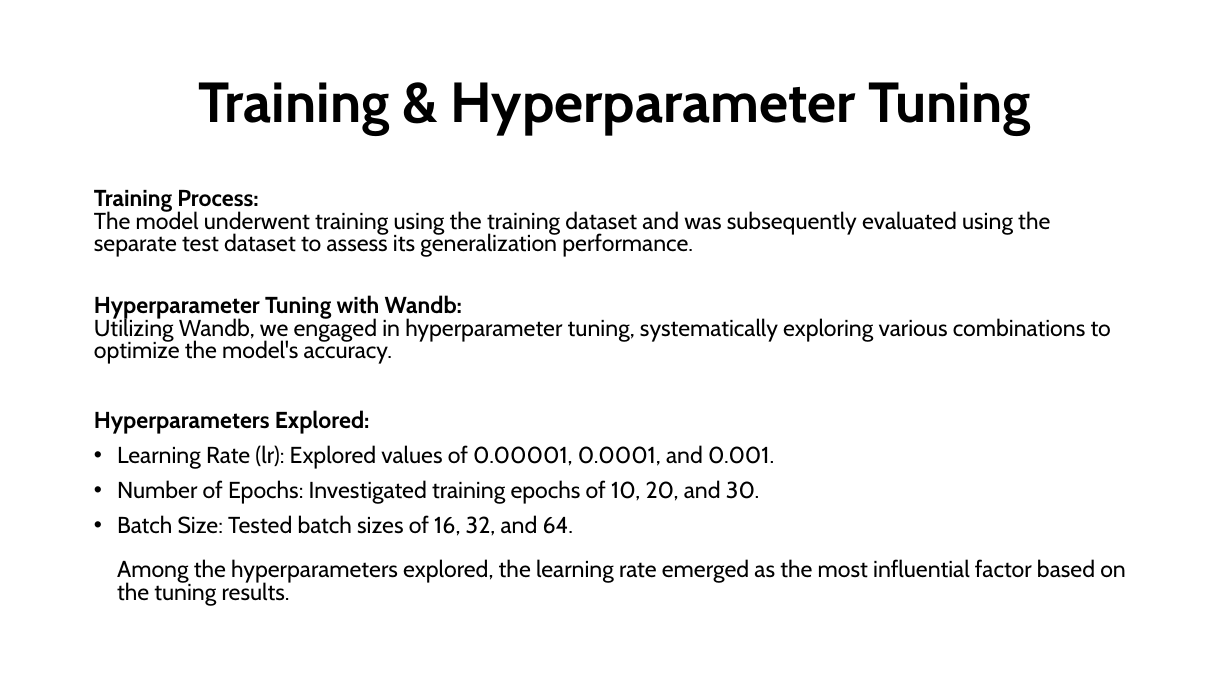
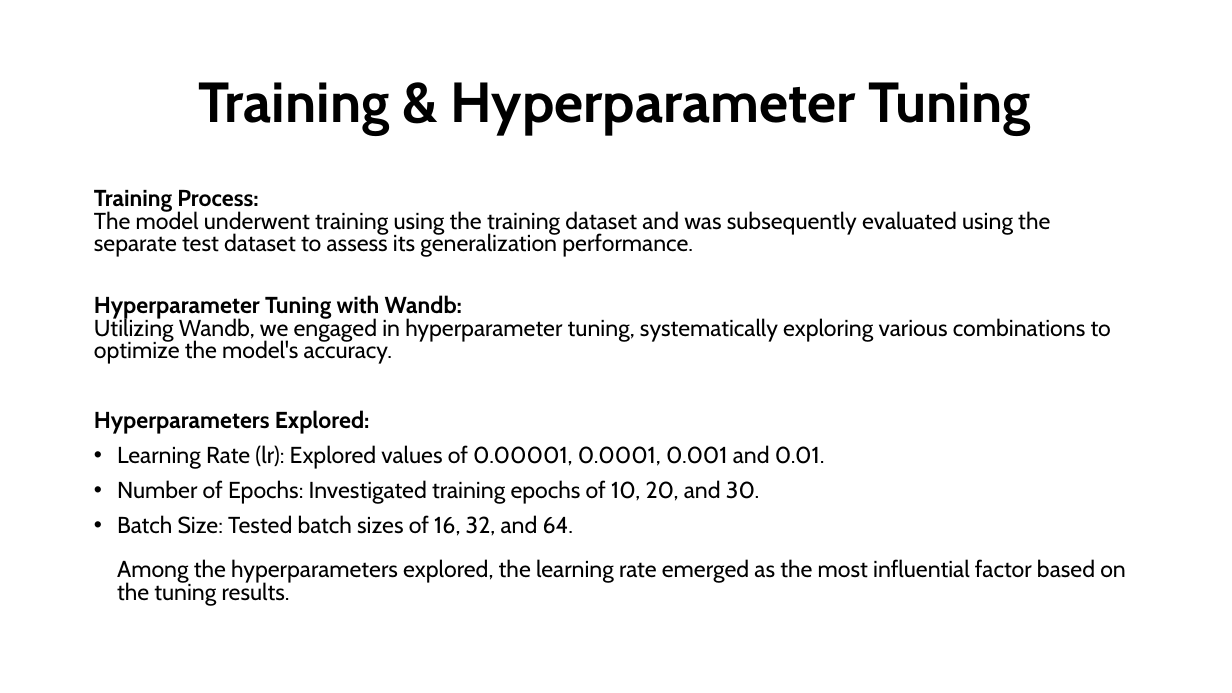
Before and after one commit to noatal345/Image_Classification_Task, a slide deck: slide 4 of results.pptx. Drawn at 1232x693 pixels with LibreOffice and Linux fonts; fonts in the diff are those of the drawing; background and template pictures are left out. Boxes give left, top, right and bottom in pixels: in the first picture for what was removed or moved away, otherwise in the second. Text is boxed around its words. In the diff, an @@ line names an element or a change of style, - is before the commit and + after.

Commit message:
ppt

```diff
--- a/results.pptx
+++ b/results.pptx
@@ text at (117,445,825,469): text changed @@
-• Learning Rate (lr): Explored values of 0.00001, 0.0001, and 0.001.
+• Learning Rate (lr): Explored values of 0.00001, 0.0001, 0.001 and 0.01.
```
Also in this commit, not shown: 4 other slides changed, 1 slide added, 1 slide removed, 1 other file.
